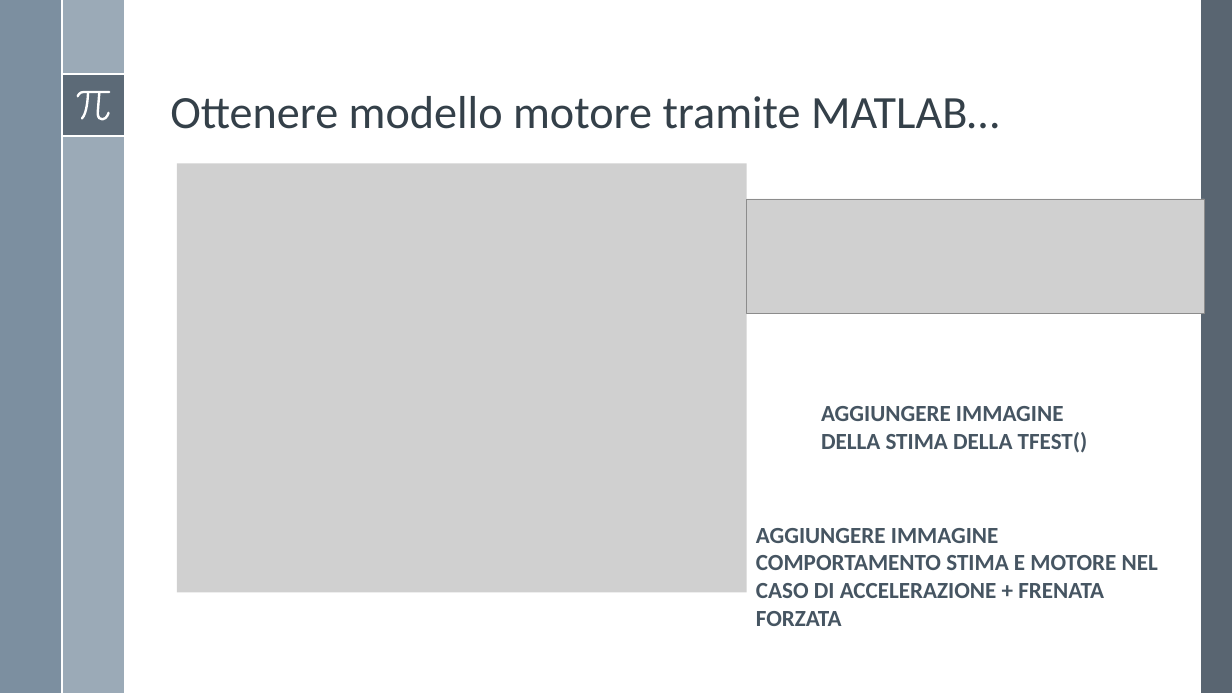
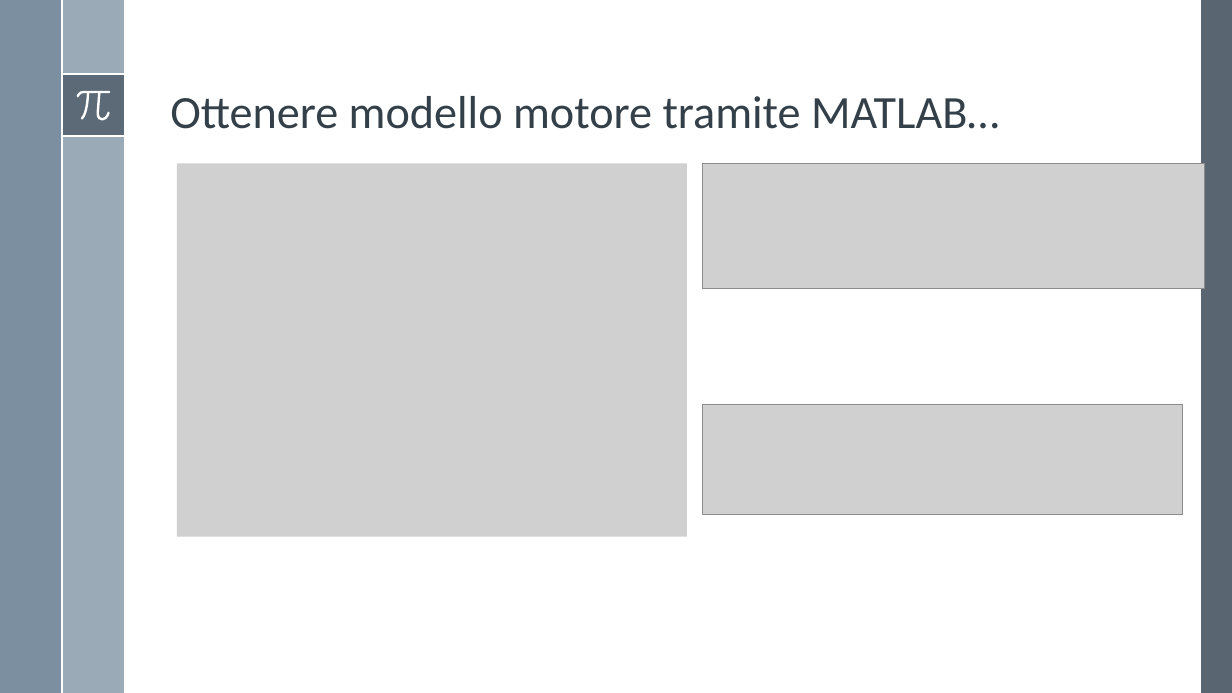
Before and after one commit to Alfystar/mv-Project, a slide deck: slide 8 of 00_Relazione/Modello e identificazione di un motore DC/Modello e identificazione di un motore DC.pptx. Drawn at 1232x693 pixels with LibreOffice and Linux fonts; fonts in the diff are those of the drawing; grey boxes stand for pictures. Boxes give left, top, right and bottom in pixels: in the first picture for what was removed or moved away, otherwise in the second. Text is boxed around its words. In the diff, an @@ line names an element or a change of style, - is before the commit and + after.

```diff
--- a/00_Relazione/Modello e identificazione di un motore DC/Modello e identificazione di un motore DC.pptx
+++ b/00_Relazione/Modello e identificazione di un motore DC/Modello e identificazione di un motore DC.pptx
@@ picture: place and size @@
-picture at (177,164,747,592)
+picture at (177,164,687,537)
@@ picture: place and size @@
-picture at (747,199,1204,313)
+picture at (702,164,1204,289)
@@ picture added at (702,405,1183,515) @@
@@ text removed at (821,406,1088,453) @@
-AGGIUNGERE IMMAGINE DELLA STIMA DELLA TFEST()
@@ text removed at (756,528,1158,626) @@
-AGGIUNGERE IMMAGINE COMPORTAMENTO STIMA E MOTORE NEL CASO DI ACCELERAZIONE + FRENATA FORZATA
```
Also in this commit, not shown: 1 other slide changed, 3 slides added, 2 slides removed, 9 other files.
